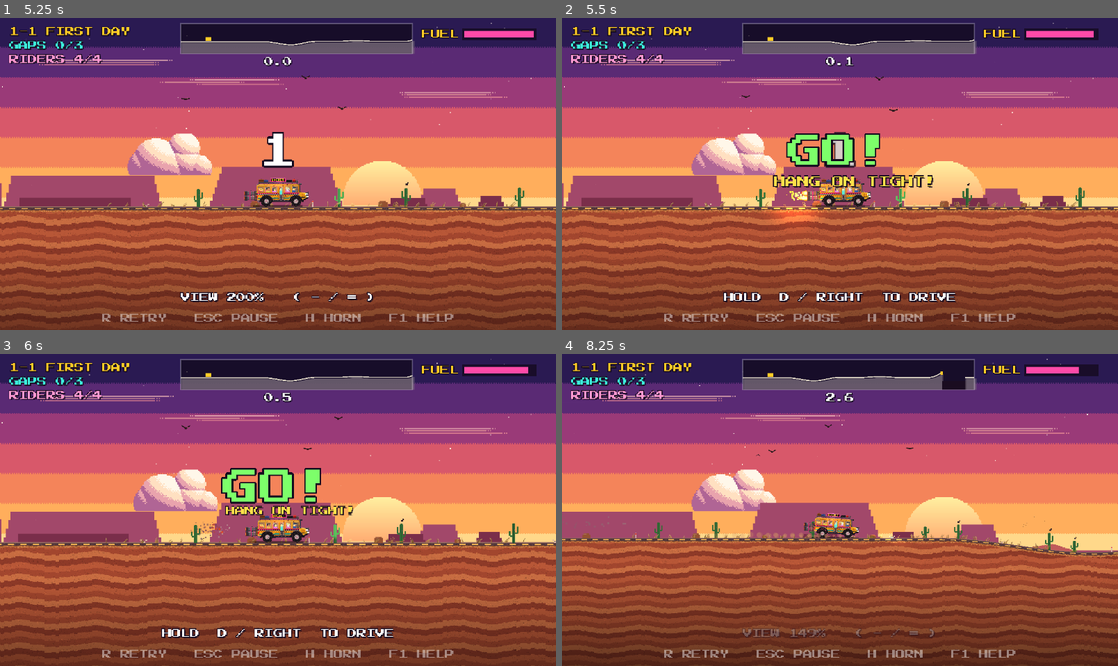
Above: before the commit, frames 1-4 (two rows, left to right).
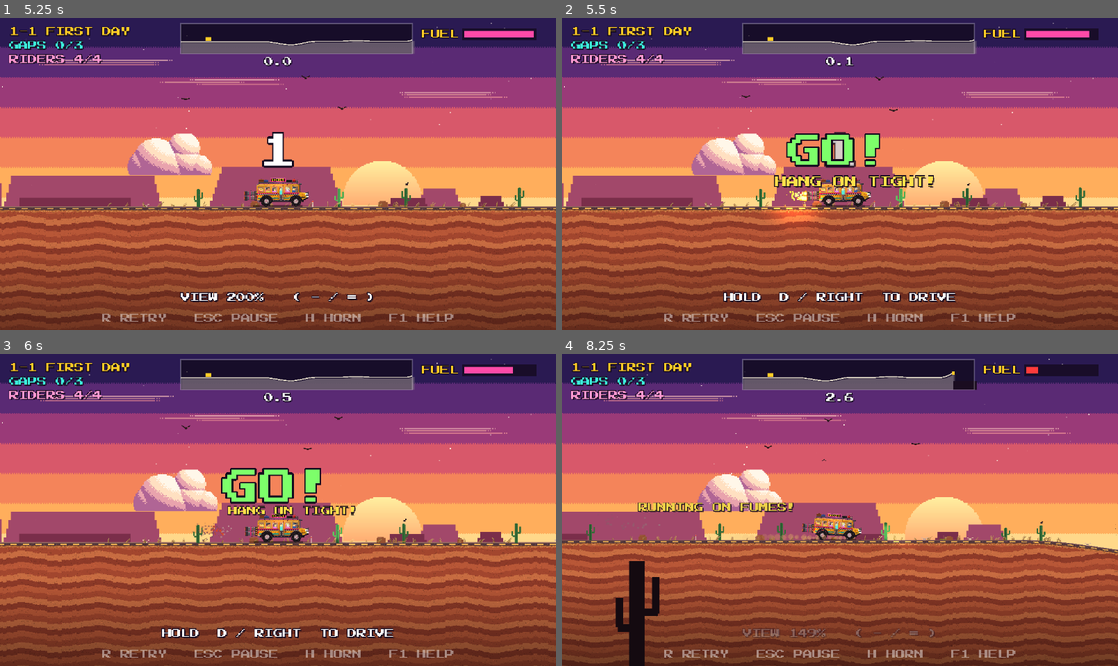
Above: after the commit, the same moments.

Repository: pwshfan1980h/rocket-bus
Game: Godot game, scene res://scenes/level.tscn
The game is run twice, just before and just after one commit, with the same random seed, the same clock (stepped at 60 frames per second) and the same inputs. This scene is started directly instead of the project's main scene.
Inputs (mouse positions are in pixels of both pictures, inside the frame that each line leads up to):
- Up to frame 1 (5.25 s): tap Enter (ui_accept) at 0.5, 0.77, 1.07, 3.77, 4.07 s; move the mouse to (400, 158) at 0.52 s; hold D (move_right) 0.53-1.25 s; hold Shift (rocket) 0.53-1.25 s; click (400, 158) at 0.67 s; drag from (166, 189) to (250, 236) at 1.27 s; move the mouse to (333, 105) at 2.02 s; hold D (move_right) 2.03-2.75 s; hold Shift (rocket) 2.03-2.75 s; drag from (250, 236) to (111, 127) at 2.77 s; move the mouse to (444, 220) at 3.52 s; hold A (move_left) 3.53-4.25 s; hold - (zoom_out) 3.53-4.25 s; tap Shift (rocket) at 3.8 s; tap R (reset) at 4.15 s; drag from (111, 127) to (194, 96) at 4.27 s; move the mouse to (305, 174) at 5.02 s; hold Space (brake) from 5.03 s (still down); hold Shift (rocket) from 5.03 s (still down); tap 0 at 5.1 s; click (305, 174) at 5.17 s
- Up to frame 2 (5.5 s): keep holding Space (brake); keep holding Shift (rocket)
- Up to frame 3 (6 s): release Space (brake) at 5.75 s; release Shift (rocket) at 5.75 s; drag from (194, 432) to (166, 525) at 5.77 s
- Up to frame 4 (8.25 s): move the mouse to (962, 494) at 6.52 s; hold Up (ui_up) 6.53-7.25 s; hold Shift (rocket) 6.53-7.25 s; tap H (horn) at 6.6 s; tap Enter (ui_accept) at 6.77, 7.07 s; drag from (728, 525) to (812, 572) at 7.27 s; move the mouse to (895, 441) at 8.02 s; hold Space (brake) from 8.03 s (still down); hold = (zoom_in) from 8.03 s (still down)

Frame 1 is identical in both runs. In frame 2, 1.0% of the frame differs, in the area x 0-100%, y 4-99%; in frame 3, 4.7%; in frame 4, 23%, in the area x 0-100%, y 1-100%.

Commit message:
Dial back the rocket: less thrust, faster burn, tanks sized to each map
Thrust drops 950 -> 700 (now just under 1g, so the ramp does the lifting),
burn rate 24 -> 48/s, fuel cans refill 30 instead of 35. Every arcade and
story tank is resized from measured use so a clean run bottoms out around
40-55% (the moon, with its low gravity, stays roomier at the 40 minimum).
The tester bot now reports the lowest fuel reached as low=N%.

Co-Authored-By: Claude Opus 5.5 <noreply@anthropic.com>

Diff:
--- a/scripts/bus/bus.gd
+++ b/scripts/bus/bus.gd
@@ -82,10 +82,10 @@
 @export var brake_decel := 560.0  ## extra scrub (px/s^2) on top of the tires when braking
 @export var max_wheel_spin := 45.0
 @export_group("Rocket")
-@export var rocket_thrust := 950.0
+@export var rocket_thrust := 700.0
 @export var rocket_nose_lift := 900.0  ## low-mounted nozzles lift the nose a little
 @export var fuel_capacity := 100.0
-@export var fuel_burn_rate := 24.0  ## ~40% more burn time than the original 34
+@export var fuel_burn_rate := 48.0
 @export_group("Air control")
 @export var air_torque := 3600.0
 @export var max_air_spin := 2.2
--- a/scripts/game/level.gd
+++ b/scripts/game/level.gd
@@ -30,6 +30,7 @@
 var cleared := 0
 var _args := PackedStringArray()
 var _bot := false
+var _low_fuel := 1.0  ## lowest fuel share this run (the bot reports it, for tuning)
 var _skip_intro := false  ## batch bot runs skip the roll-in and countdown
 var _hud := {}
 var _hint_step := 0
@@ -204,6 +205,7 @@
 		_comet_step(delta)
 	if state != State.PLAY or not is_instance_valid(bus) or bus.chassis == null:
 		return
+	_low_fuel = minf(_low_fuel, bus.fuel / bus.fuel_capacity)
 	clock += delta
 	var c := bus.chassis
 	var x := c.global_position.x
@@ -519,8 +521,8 @@
 		_story_cleared(report)
 	var showcase := "--showcase" in _args  # bot plays the real ending, nothing is saved
 	if _bot and not showcase:  # the tester bot must never touch the player's save
-		_bot_done("WON", "grade=%s spd=%d tech=%d fuel=%d landings=%s time=%.1f par=%.0f%s" % [report.grade,
-				report.speed, report.technique, bus.fuel, landings, clock, report.par, " COMET" if comet else ""])
+		_bot_done("WON", "grade=%s spd=%d tech=%d fuel=%d low=%d%% landings=%s time=%.1f par=%.0f%s" % [report.grade,
+				report.speed, report.technique, bus.fuel, _low_fuel * 100.0, landings, clock, report.par, " COMET" if comet else ""])
 		return
 	if not _bot and not _story:
 		GameState.record(index, report.score, report.stars, report.grade)
@@ -667,7 +669,8 @@
 		GameState.story.lives -= 1
 		_hud_lives()
 	if _bot:
-		_bot_done("FAILED", "%s %s at x=%d fuel=%d landings=%s" % [kind, reason, bus.chassis.global_position.x, bus.fuel, landings])
+		_bot_done("FAILED", "%s %s at x=%d fuel=%d low=%d%% landings=%s" % [kind, reason, bus.chassis.global_position.x, bus.fuel,
+				_low_fuel * 100.0, landings])
 		return
 	await get_tree().create_timer(0.5).timeout
 	if not is_inside_tree(): return
--- a/scripts/game/levels.gd
+++ b/scripts/game/levels.gd
@@ -10,31 +10,31 @@
 # title, biome, blurb, jumps, gap kinds, gap length range, landing-height range (+-px),
 # fuel tank, options (zone "mud"/"ice", weather)
 const RECIPES := [
-	["FIRST DAY", "desert", "Hold the rocket off the ramp. Land flat.", 3, ["chasm"], [170, 210], 0, 100, {}],
-	["OASIS HOP", "desert@noon", "Don't feed the bus to the oasis.", 4, ["water", "chasm"], [190, 240], 0, 100, {}],
-	["DOUBLE TROUBLE", "desert@dawn", "Crates, boulders, gaps. One tank.", 5, ["chasm", "water"], [210, 260], 20, 100, {}],
-	["MESA LEAP", "desert", "Sandstorm. The far sides get higher.", 6, ["chasm"], [220, 280], 40, 100, {"weather": "sandstorm"}],
-	["RIVER RUN", "jungle", "Rivers, bugs, and one very nervous driver.", 5, ["water", "swamp"], [220, 270], 20, 100, {"weather": "rain"}],
-	["SWAMP THING", "jungle@noon", "Something lives in that swamp.", 6, ["swamp", "water"], [230, 280], 30, 100, {"zone": "mud"}],
-	["CANOPY CHASE", "jungle", "Mud, rain, monkeys.", 6, ["chasm", "water", "swamp"], [240, 290], 40, 100, {"zone": "mud", "weather": "rain"}],
-	["TEMPLE DROP", "jungle@night", "Nose down for the downhill landings.", 7, ["chasm", "swamp"], [250, 300], 60, 100, {"zone": "mud"}],
-	["SWITCHBACK", "mountain@dawn", "Up, over, and down the mountain.", 6, ["chasm", "water"], [240, 290], 40, 100, {}],
-	["GOAT PATH", "mountain", "Bumpy road in the rain. Hold it steady.", 7, ["chasm"], [250, 300], 40, 100, {"weather": "rain"}],
-	["EAGLE'S NEST", "mountain@noon", "Big air. Bigger gaps.", 7, ["chasm", "water"], [250, 300], 50, 110, {}],
-	["SUMMIT RUN", "mountain", "Eight gaps to the top of the world.", 8, ["chasm"], [260, 310], 50, 110, {"weather": "rain"}],
-	["FIRST FROST", "snow@noon", "Icy roads. Brake early.", 6, ["ice", "chasm"], [240, 290], 40, 100, {"zone": "ice"}],
-	["FROZEN LAKE", "snow@dawn", "Don't test the ice.", 7, ["ice"], [250, 300], 50, 110, {"zone": "ice"}],
-	["AVALANCHE ALLEY", "snow", "Blizzard. Can't see a thing.", 8, ["ice", "chasm"], [250, 300], 50, 120, {"zone": "ice", "weather": "blizzard"}],
-	["POLAR EXPRESS", "snow", "The heater is broken.", 8, ["ice", "chasm"], [250, 300], 50, 140, {"zone": "ice", "weather": "blizzard"}],
-	["HOT FOOT", "volcano", "The floor is lava. Literally.", 7, ["lava", "chasm"], [280, 340], 50, 110, {}],
+	["FIRST DAY", "desert", "Hold the rocket off the ramp. Land flat.", 3, ["chasm"], [170, 210], 0, 60, {}],
+	["OASIS HOP", "desert@noon", "Don't feed the bus to the oasis.", 4, ["water", "chasm"], [190, 240], 0, 85, {}],
+	["DOUBLE TROUBLE", "desert@dawn", "Crates, boulders, gaps. One tank.", 5, ["chasm", "water"], [210, 260], 20, 135, {}],
+	["MESA LEAP", "desert", "Sandstorm. The far sides get higher.", 6, ["chasm"], [220, 280], 40, 140, {"weather": "sandstorm"}],
+	["RIVER RUN", "jungle", "Rivers, bugs, and one very nervous driver.", 5, ["water", "swamp"], [220, 270], 20, 85, {"weather": "rain"}],
+	["SWAMP THING", "jungle@noon", "Something lives in that swamp.", 6, ["swamp", "water"], [230, 280], 30, 125, {"zone": "mud"}],
+	["CANOPY CHASE", "jungle", "Mud, rain, monkeys.", 6, ["chasm", "water", "swamp"], [240, 290], 40, 155, {"zone": "mud", "weather": "rain"}],
+	["TEMPLE DROP", "jungle@night", "Nose down for the downhill landings.", 7, ["chasm", "swamp"], [250, 300], 60, 135, {"zone": "mud"}],
+	["SWITCHBACK", "mountain@dawn", "Up, over, and down the mountain.", 6, ["chasm", "water"], [240, 290], 40, 50, {}],
+	["GOAT PATH", "mountain", "Bumpy road in the rain. Hold it steady.", 7, ["chasm"], [250, 300], 40, 70, {"weather": "rain"}],
+	["EAGLE'S NEST", "mountain@noon", "Big air. Bigger gaps.", 7, ["chasm", "water"], [250, 300], 50, 80, {}],
+	["SUMMIT RUN", "mountain", "Eight gaps to the top of the world.", 8, ["chasm"], [260, 310], 50, 70, {"weather": "rain"}],
+	["FIRST FROST", "snow@noon", "Icy roads. Brake early.", 6, ["ice", "chasm"], [240, 290], 40, 65, {"zone": "ice"}],
+	["FROZEN LAKE", "snow@dawn", "Don't test the ice.", 7, ["ice"], [250, 300], 50, 85, {"zone": "ice"}],
+	["AVALANCHE ALLEY", "snow", "Blizzard. Can't see a thing.", 8, ["ice", "chasm"], [250, 300], 50, 70, {"zone": "ice", "weather": "blizzard"}],
+	["POLAR EXPRESS", "snow", "The heater is broken.", 8, ["ice", "chasm"], [250, 300], 50, 100, {"zone": "ice", "weather": "blizzard"}],
+	["HOT FOOT", "volcano", "The floor is lava. Literally.", 7, ["lava", "chasm"], [280, 340], 50, 60, {}],
 	["MAGMA MILE", "volcano@night", "Don't touch the orange stuff.", 8, ["lava"], [290, 350], 60, 110, {}],
-	["ASH CLOUD", "volcano", "Can't see. Can't stop.", 8, ["lava", "chasm"], [260, 320], 60, 130, {"weather": "ash"}],
-	["THE LAST STOP", "volcano", "Nine gaps. Everyone off at the last stop.", 9, ["lava", "chasm"], [270, 320], 60, 120, {"weather": "ash"}],
-	["ONE SMALL HOP", "moon", "Low gravity. Easy on the rocket.", 5, ["chasm"], [480, 620], 40, 70, {}],
-	["CRATER HOPPER", "moon", "Craters everywhere. Float between them.", 6, ["chasm"], [520, 680], 50, 65, {}],
-	["DARK SIDE", "moon", "Nobody's out here to see you crash.", 7, ["chasm"], [560, 740], 60, 60, {}],
-	["EARTHRISE", "moon", "The last stop is 238,900 miles from home.", 8, ["chasm"], [600, 800], 70, 60, {}],
-	["ANOMALOUS RIDE", "border", "Floating islands. Don't look down.", 8, ["chasm"], [260, 320], 50, 140,
+	["ASH CLOUD", "volcano", "Can't see. Can't stop.", 8, ["lava", "chasm"], [260, 320], 60, 80, {"weather": "ash"}],
+	["THE LAST STOP", "volcano", "Nine gaps. Everyone off at the last stop.", 9, ["lava", "chasm"], [270, 320], 60, 85, {"weather": "ash"}],
+	["ONE SMALL HOP", "moon", "Low gravity. Easy on the rocket.", 5, ["chasm"], [480, 620], 40, 40, {}],
+	["CRATER HOPPER", "moon", "Craters everywhere. Float between them.", 6, ["chasm"], [520, 680], 50, 40, {}],
+	["DARK SIDE", "moon", "Nobody's out here to see you crash.", 7, ["chasm"], [560, 740], 60, 40, {}],
+	["EARTHRISE", "moon", "The last stop is 238,900 miles from home.", 8, ["chasm"], [600, 800], 70, 40, {}],
+	["ANOMALOUS RIDE", "border", "Floating islands. Don't look down.", 8, ["chasm"], [260, 320], 50, 40,
 		{}],
 ]
 const CHECKPOINT_EVERY := 3  ## jumps between checkpoints
--- a/scripts/game/story.gd
+++ b/scripts/game/story.gd
@@ -53,7 +53,7 @@
 static func _all() -> Dictionary:
 	return {
 		"depot": {
-			"title": "FIRST SHIFT", "biome": "city@dawn", "fuel": 100.0, "riders": 1,
+			"title": "FIRST SHIFT", "biome": "city@dawn", "fuel": 65.0, "riders": 1,
 			"blurb": "Stop in the yellow box. Hold SPACE while they board.",
 			"radio": ["DISPATCH TO BUS 99. MORNING.", "PICK UP AT THE DEPOT, THEN HILL STREET.",
 				"STOP IN THE BOX AND HOLD SPACE. NO ROLLING."],
@@ -63,7 +63,7 @@
 				_ramp(150, 50), _gap(270, "water", 10), _f(520), _finish()],
 		},
 		"water": {
-			"title": "WATER RUN", "biome": "desert@noon", "fuel": 110.0, "riders": 2, "trailer": "water",
+			"title": "WATER RUN", "biome": "desert@noon", "fuel": 72.0, "riders": 2, "trailer": "water",
 			"blurb": "Tow the tank. Rough landing? Back up and re-hook.",
 			"radio": ["THE DESERT TOWN'S WELL IS DRY.", "TOW THEM A TANK OF WATER.",
 				"IF THE HITCH SNAPS, BACK UP TO IT. IT'LL HOOK ITSELF."],
@@ -74,7 +74,7 @@
 				_ramp(160, 55), _gap(290, "chasm"), _f(560), _finish()],
 		},
 		"canyon": {
-			"title": "CANYON STOPS", "biome": "desert", "fuel": 100.0, "riders": 3,
+			"title": "CANYON STOPS", "biome": "desert", "fuel": 65.0, "riders": 3,
 			"blurb": "Steep stops on the switchbacks. Don't roll back.",
 			"radio": ["THE CANYON LINE. THREE STOPS, ALL ON HILLS.", "MESA VIEW: ONE GETS OFF.",
 				"CLIFF TOP: TWO GET ON. THEN THE ROCK GARDEN."],
@@ -86,7 +86,7 @@
 				_gap(280, "water"), _f(520), _finish()],
 		},
 		"river": {
-			"title": "RIVER CROSSING", "biome": "jungle", "weather": "rain", "fuel": 110.0, "riders": 3,
+			"title": "RIVER CROSSING", "biome": "jungle", "weather": "rain", "fuel": 72.0, "riders": 3,
 			"trailer": "canoe", "requests": [{"who": "KID", "want": "front_flip", "tip": 1500}],
 			"blurb": "Tow the canoe across. The kid wants a front flip.",
 			"radio": ["RIVER'S UP. THE FERRY'S SUNK.", "TOW THE RANGER'S CANOE TO THE FAR BANK.",
@@ -98,7 +98,7 @@
 				_gap(300, "water"), _f(560), _finish()],
 		},
 		"temple": {
-			"title": "TEMPLE SHORTCUT", "biome": "jungle@night", "fuel": 100.0, "riders": 4,
+			"title": "TEMPLE SHORTCUT", "biome": "jungle@night", "fuel": 65.0, "riders": 4,
 			"requests": [{"who": "GRANDMA", "want": "no_flips", "tip": 1200}],
 			"blurb": "Dark, steep, and Grandma says NO FLIPS.",
 			"radio": ["SHORTCUT THROUGH THE OLD TEMPLE ROAD.", "IT'S DARK. HEADLIGHTS ON.",
@@ -110,7 +110,7 @@
 				_ramp(160, 55), _gap(300, "swamp", 30), _landing(360, 90), _f(520), _finish()],
 		},
 		"mudslide": {
-			"title": "MUDSLIDE", "biome": "jungle", "weather": "rain", "fuel": 110.0, "riders": 4,
+			"title": "MUDSLIDE", "biome": "jungle", "weather": "rain", "fuel": 72.0, "riders": 4,
 			"chase": {"start": -950.0, "speed": 175.0, "accel": 5.0},
 			"blurb": "The hill is coming down behind you. DRIVE.",
 			"radio": ["DISPATCH TO 99, THE HILLSIDE IS MOVING!", "MUDSLIDE RIGHT BEHIND YOU.",
@@ -122,7 +122,7 @@
 				{"t": "mud", "len": 220}, _f(320), _ramp(160, 55), _gap(290, "chasm"), _f(600), _finish()],
 		},
 		"home": {
-			"title": "THE LAST STOP", "biome": "city@night", "fuel": 110.0, "riders": 2, "trailer": "cake",
+			"title": "THE LAST STOP", "biome": "city@night", "fuel": 72.0, "riders": 2, "trailer": "cake",
 			"blurb": "Tow the cake. Pick up the guests. Land soft.",
 			"radio": ["LAST RUN, 99. THEY'RE THROWING YOU A PARTY.", "TOW THE CAKE. GRAB TWO GUESTS ON HILL ROAD.",
 				"LAND SOFT. IT'S A VERY TALL CAKE."],
--- a/scripts/world/fuel_can.gd
+++ b/scripts/world/fuel_can.gd
@@ -4,7 +4,7 @@
 
 signal collected
 
-const AMOUNT := 35.0
+const AMOUNT := 30.0
 
 var _time := 0.0
 var _taken := false
